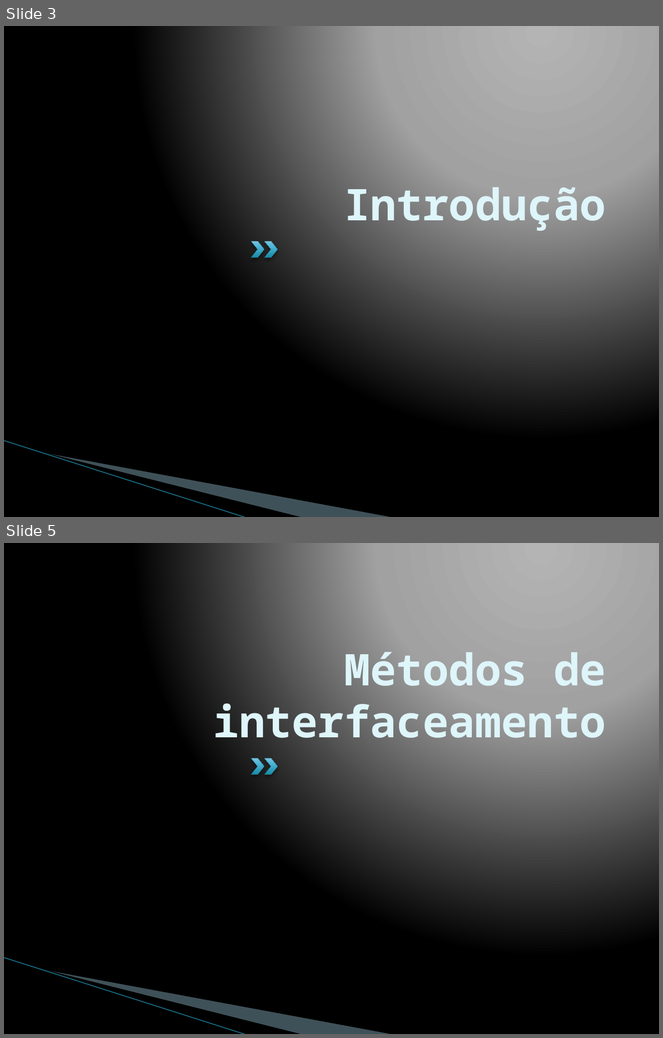
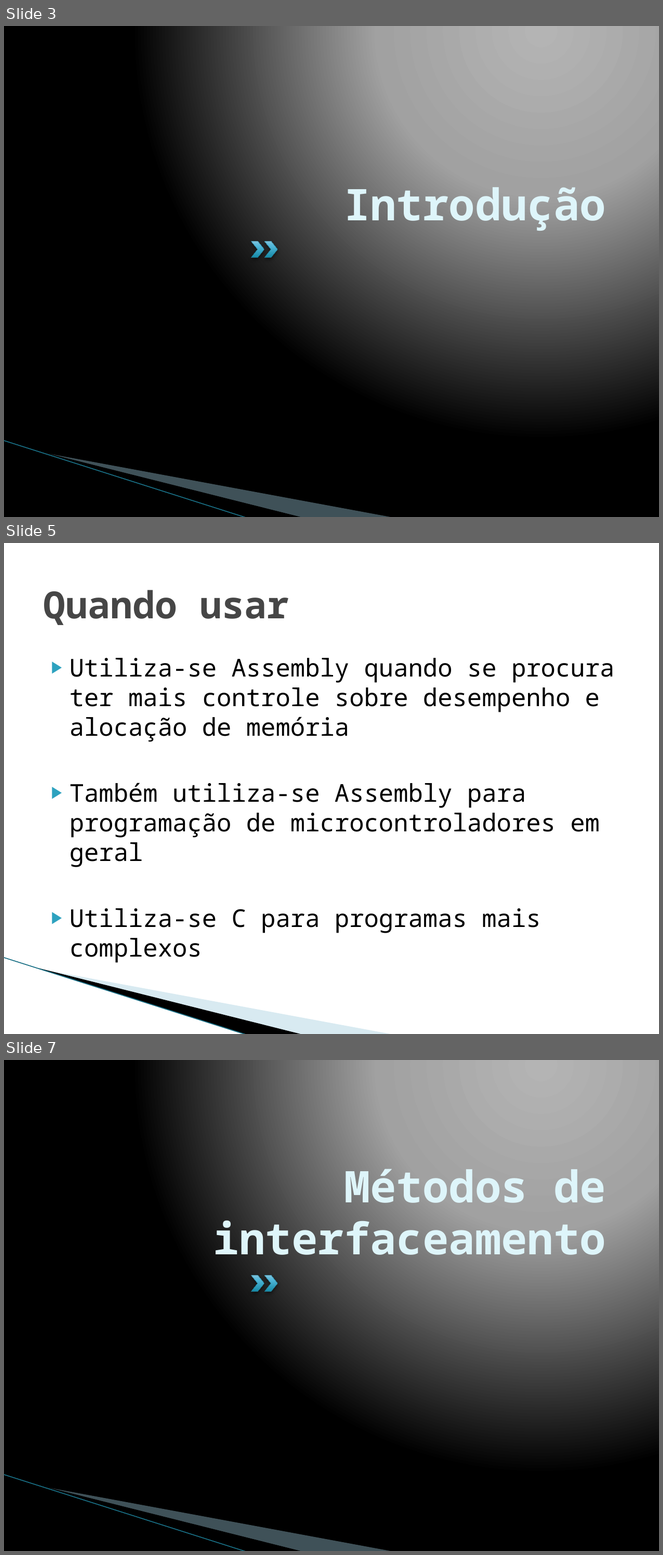
Before and after one commit to phdenis40/mips-assembler-unb, a slide deck: seminario/Interface entre C e Assemby 8085.pptx. Shown one above the other, each under a label of ours: slides 3 and 5 before the commit, slides 3, 5 and 7 after it; the slides between them are not shown. The pictures are 663x1038 and 663x1555 pixels, drawn with LibreOffice and Linux fonts; fonts in the diff are those of the drawing; background and template pictures are left out. Boxes give left, top, right and bottom in pixels: in the first picture for what was removed or moved away, otherwise in the second. Text is boxed around its words. In the diff, an @@ line names an element or a change of style, - is before the commit and + after.

```diff
--- a/seminario/Interface entre C e Assemby 8085.pptx
+++ b/seminario/Interface entre C e Assemby 8085.pptx
@@ slide 5 added at (x1=4, y1=543, x2=659, y2=1034), background #FFFFFF; not listed: 3 template elements that a slide beside it also shows @@
@@ title added at (x1=43, y1=590, x2=289, y2=625), 41 pt, text #464646, bold @@
+Quando usar
@@ text added at (x1=70, y1=658, x2=614, y2=934), 27 pt, text #000000 @@
+▶ Utiliza-se Assembly quando se procura ter mais controle sobre desempenho e alocação de memória
+▶ Também utiliza-se Assembly para programação de microcontroladores em geral
+▶ Utiliza-se C para programas mais complexos
@@ what was slide 5 is now slide 7 @@
```
Also in this commit, not shown: 8 slides changed, 9 other slides added, 6 slides removed.
